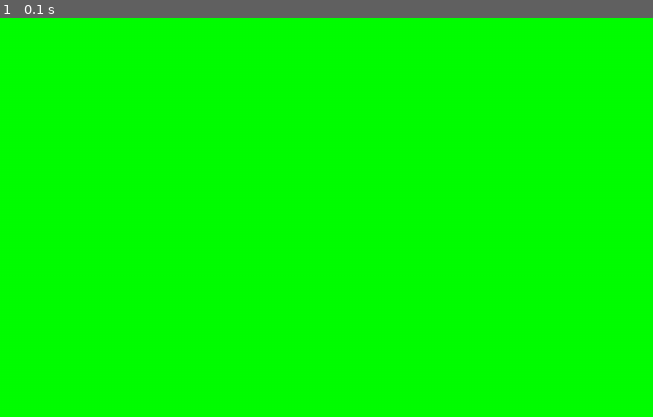
Above: before the commit, frame 1.
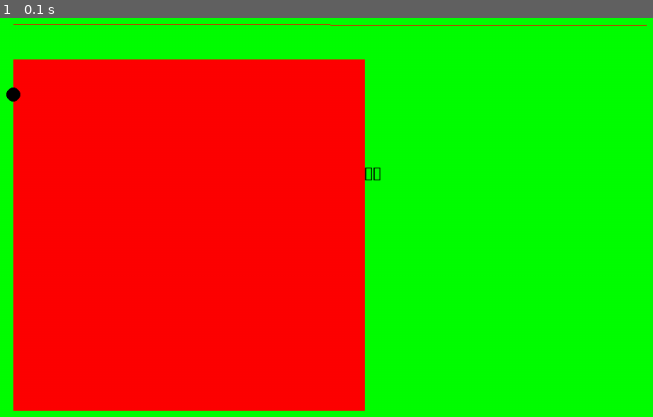
Above: after the commit, the same moment.

Repository: mochinekoo/PyGame_Test
Game: pygame game, started from main.py
Same seed, same stepped clock (60 frames per second), same inputs: the game is played once before the commit and once after it.
Inputs:
- Up to frame 1 (0.1 s): no input

The runs differ from the first frame. In frame 1, 48% of the frame differs, in the area x 0-100%, y 1-99%.

Commit message:
[add] 描画物を追加しました

Diff:
--- a/main.py
+++ b/main.py
@@ -1,16 +1,38 @@
 import pygame
 import sys
 
-# 初期化
-pygame.init()
-screen = pygame.display.set_mode((1280, 720))
-pygame.display.set_caption("テストゲームだよ")
-screen.fill((0, 255, 0))
+def initGame():
+    # 初期化
+    pygame.init()
+    global screen
+    screen = pygame.display.set_mode((1280, 720))
+    pygame.display.set_caption("テストゲームだよ")
+    screen.fill((0, 255, 0))
+    runGame()
 
-# ゲーム
-while True:
-    for event in pygame.event.get():
-        if event.type == pygame.QUIT:
-            pygame.quit()
-            sys.exit(0)
-    pygame.display.flip()
+def runGame():
+    # ゲーム
+    while True:
+        update()
+        draw()
+
+        for event in pygame.event.get():
+            if event.type == pygame.QUIT:
+                pygame.quit()
+                sys.exit(0)
+        pygame.display.flip()
+
+def draw():
+    pygame.draw.line(screen, (255, 0, 0), (100, 100), (1000, 101)) # 線
+    pygame.draw.rect(screen, (255, 0, 0), (100, 150, 500, 500)) # 四角形
+    pygame.draw.circle(screen, (0, 0, 0), (100, 200), 10) # 円
+
+    font = pygame.font.Font("F:\\Users\\user\\AppData\\Local\\Microsoft\\Windows\\Fonts\\ロゴたいぷゴシック.otf", 40)
+    text = font.render("ああ", True, (0, 0, 0))
+    screen.blit(text, (600, 300)) # テキスト
+
+def update():
+    pass
+
+if __name__ == '__main__':
+    initGame()
